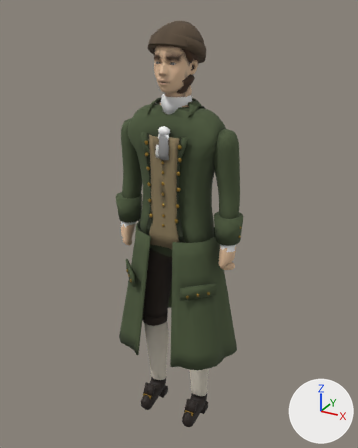
What one commit did to the glTF model reckoning/models/brother.glb.
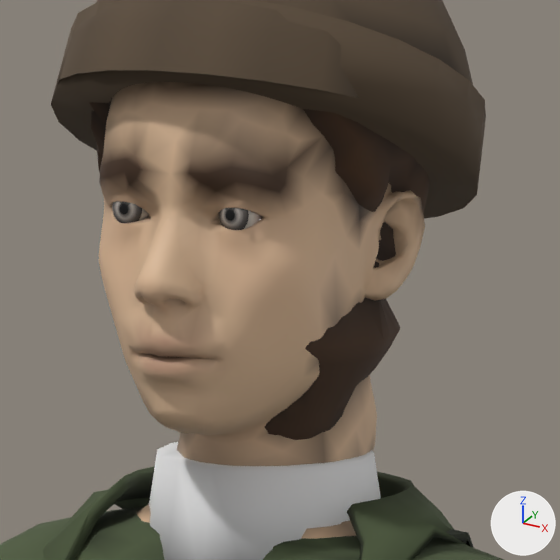
The first picture shows the older version from a camera (50 mm lens) standing at (0.931, -1.673, 1.828) and looking at (-0.01, 0.038, 0.973). The close-ups show the older and then the newer version on the part from 39% to 60% of the width and 8% to 25% of the height of that picture. Only the edits that show in the close-ups are written down. Every picture has the same lights, and +X, +Y and +Z are marked at lower right. Vertices at exactly the same position are counted once.

In view in the first close-up: 'brother_body', 'brother_coat', 'brother_hair', 'brother_hat', 'brother_iris', 'brother_linen', 'brother_skin' and 1 more.
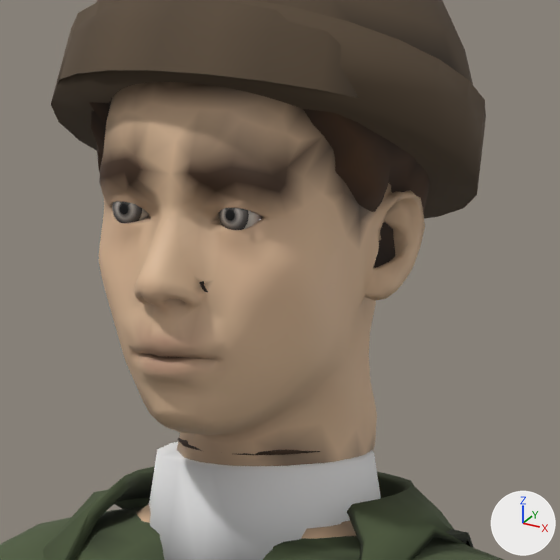
The change in detail:
me_brother_hair has 1082 vertices, 2160 faces and spans x -0.084..0.084, y -0.108..0.095, z 1.525..1.765.
me_brother_hair is used by ob_brother_hair; location (0.0, 0.0, 0.0).
me_brother_hair part 1: 478 of 1082 vertices moved; they spanned x -0.071..0.071, y -0.098..0.079, z 1.525..1.625 and now span x -0.071..0.071, y -0.098..0.075, z 1.525..1.614; mean shift (0.0, 0.003, -0.003); largest move (0.0, 0.005, 1.533) -> (0.0, 0.062, 1.533).
me_brother_hair part 2: 350 kept faces spanning x -0.071..0.054, y -0.054..0.058, z 1.525..1.614 get new vertex colours; the middle colour goes from brown #422c19 to black #28190d.
me_brother_skin has 1599 vertices, 3168 faces and spans x -0.083..0.081, y -0.115..0.084, z 1.417..1.749.
me_brother_skin is used by ob_brother_skin; location (0.0, 0.0, 0.0).
me_brother_skin part 3: 264 faces centred in x -0.081..0.08, y -0.1..0.061, z 1.521..1.65 are repainted in the vertex colours; the middle colour goes from beige #c0a283 to beige #d8b795.
me_brother_skin part 4: 116 faces centred in x -0.081..0.081, y -0.102..0.058, z 1.526..1.648 are repainted in the vertex colours; the middle colour goes from brown #87715b to beige #d8b795.
me_brother_skin part 5: 210 faces centred in x -0.079..0.079, y -0.103..0.066, z 1.514..1.679 are repainted in the vertex colours; the middle colour stays brown #87715b.

Location of each change, [x1, y1, x2, y2] in pixels of the close-ups (560 x 560 px; the box of a moved part takes in the faces that stretch with it):
'brother_hair', reshaped
    before: [89, 98, 430, 440]
    after: [89, 98, 430, 455]
part 1 of me_brother_hair, moved or reshaped
    before: [373, 235, 396, 268]
    after: [179, 235, 395, 455]
part 2 of me_brother_hair, recoloured
    before: [264, 297, 400, 440]
    after: [177, 438, 315, 455]
part 3 of me_brother_skin, recoloured
    both: [188, 195, 425, 459]
part 4 of me_brother_skin, recoloured
    both: [178, 199, 425, 461]
part 5 of me_brother_skin, recoloured
    before: [184, 211, 390, 466]
    after: [184, 211, 364, 466]
